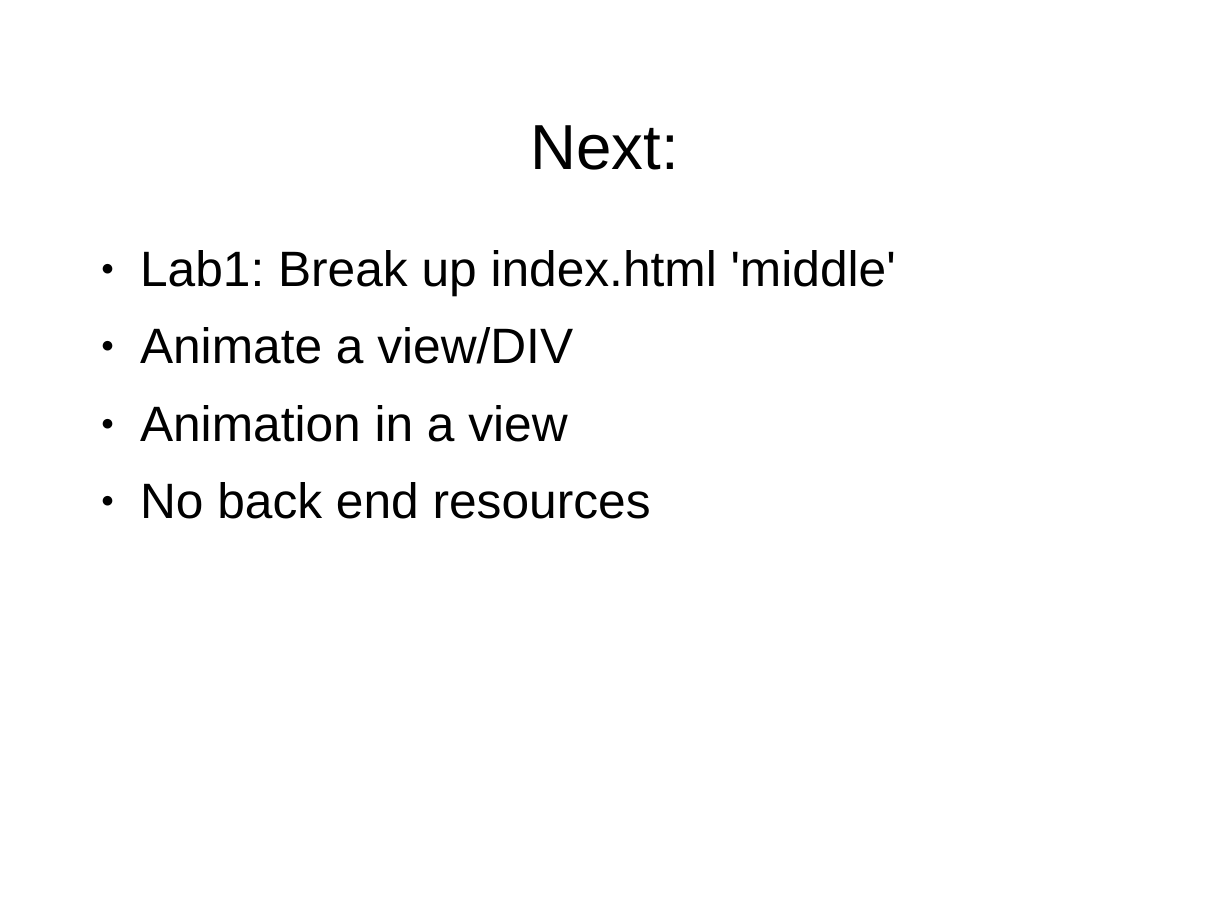
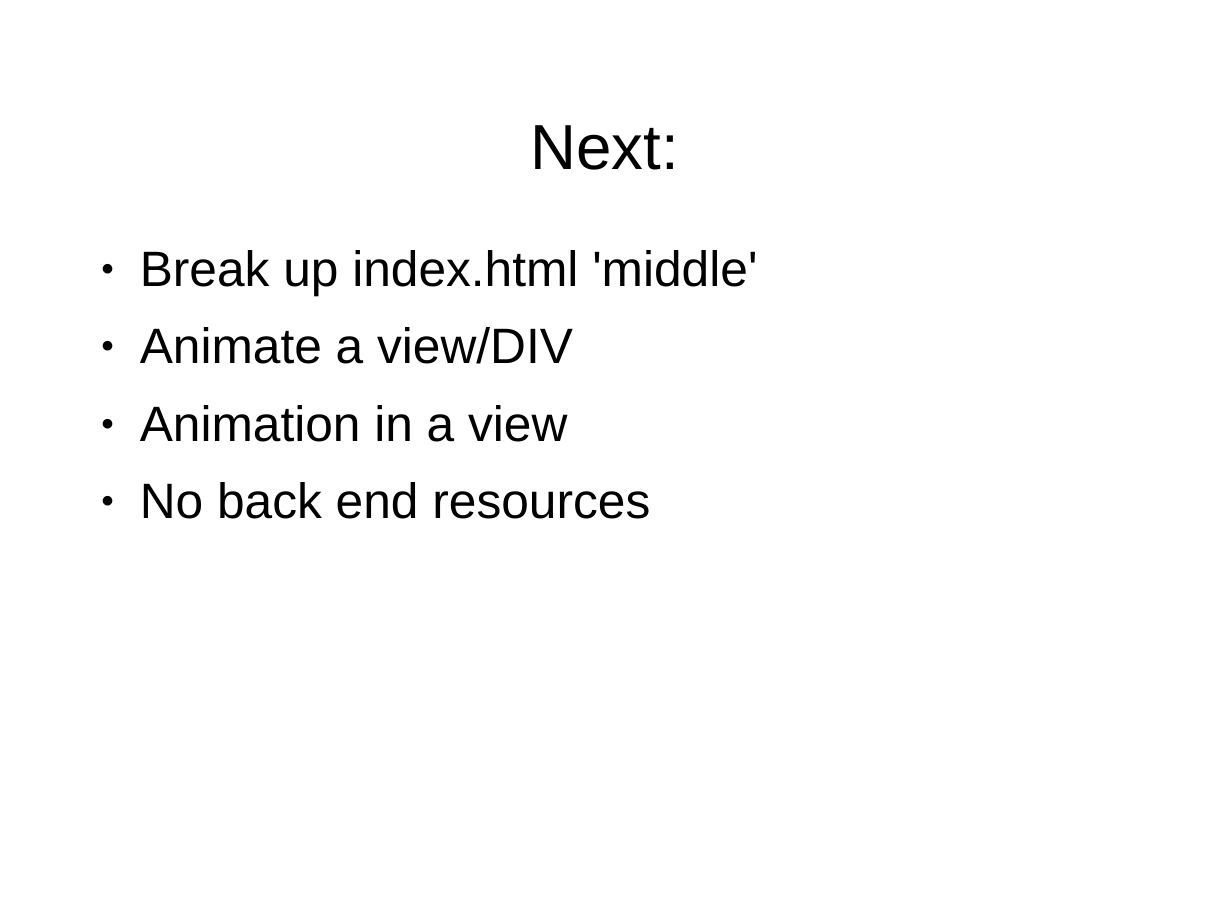
Before and after one commit to puppetMaster3/bikeSheding, a slide deck: slide 2 of training/2of2.ppt. Drawn at 1232x924 pixels with LibreOffice and Linux fonts; fonts in the diff are those of the drawing; background and template pictures are left out. Boxes give left, top, right and bottom in pixels: in the first picture for what was removed or moved away, otherwise in the second. Text is boxed around its words. In the diff, an @@ line names an element or a change of style, - is before the commit and + after.

Commit message:
added middle cut

```diff
--- a/training/2of2.ppt
+++ b/training/2of2.ppt
@@ text at [140,250,757,295]: text changed @@
-● Lab1: Break up index.html 'middle'
+● Break up index.html 'middle'
```
Also in this commit, not shown: 21 other slides changed, 3 other files.
